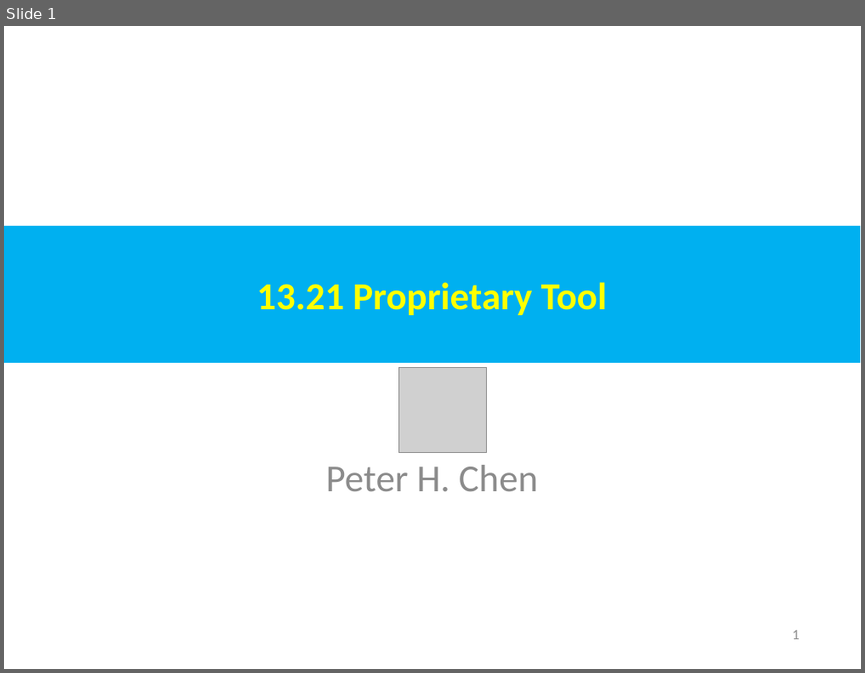
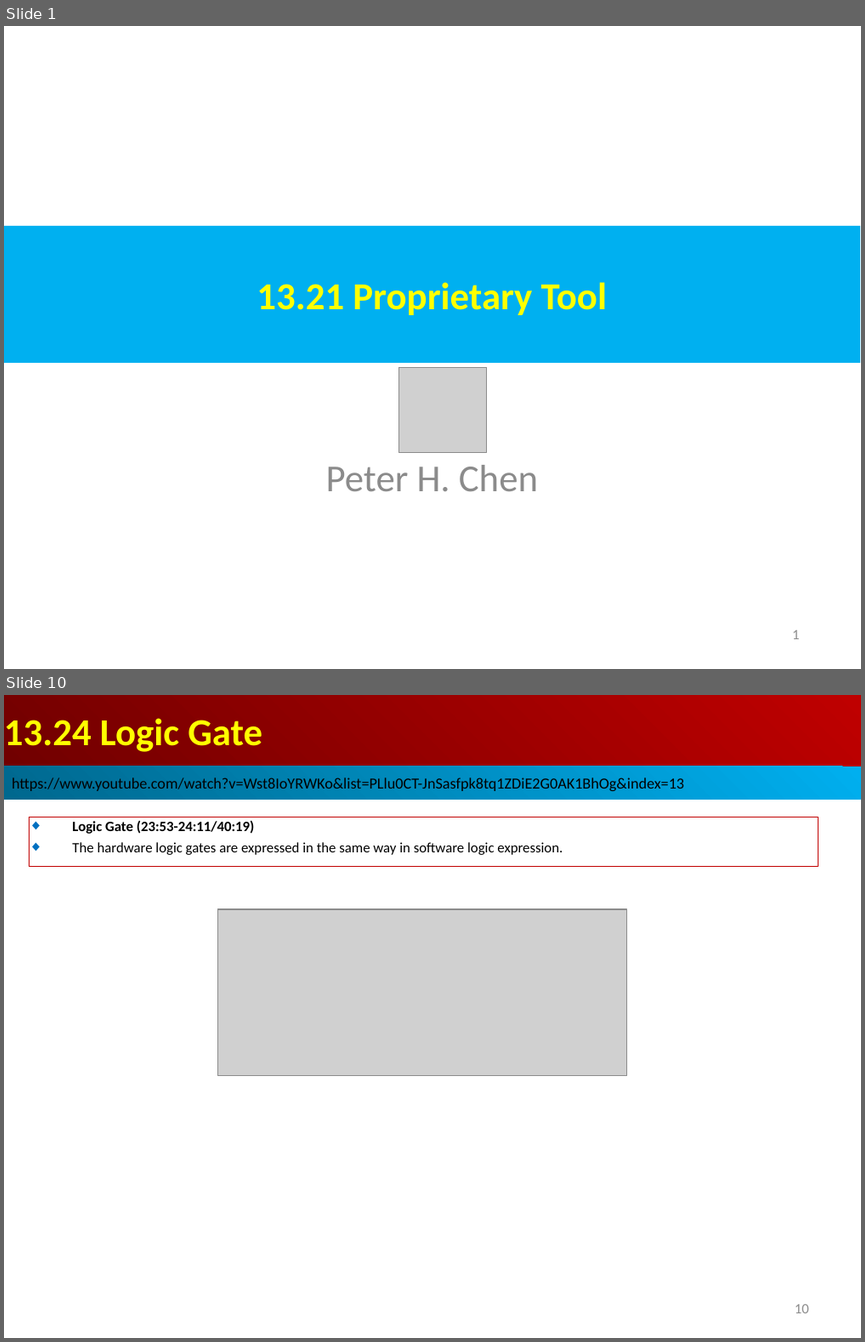
Before and after one commit to peterhchen/AIU_CS800_Chisel, a slide deck: 500_Chisel_Conf/013_FPGA/000_Video/013.21_30_Tool.ppt. Shown one above the other, each under a label of ours: slide 1 before the commit, slides 1 and 10 after it; the slides between them are not shown. The pictures are 865x673 and 865x1342 pixels, drawn with LibreOffice and Linux fonts; fonts in the diff are those of the drawing; grey boxes stand for pictures. Boxes give left, top, right and bottom in pixels: in the first picture for what was removed or moved away, otherwise in the second. Text is boxed around its words. In the diff, an @@ line names an element or a change of style, - is before the commit and + after.

```diff
--- a/500_Chisel_Conf/013_FPGA/000_Video/013.21_30_Tool.ppt
+++ b/500_Chisel_Conf/013_FPGA/000_Video/013.21_30_Tool.ppt
@@ slide 10 added at [4, 695, 861, 1338], background #FFFFFF @@
@@ rectangle added at [4, 695, 861, 766], fill gradient #BF0000 to #710000, 32 pt, text #FFFF00, bold @@
+13.24 Logic Gate
@@ rectangle added at [4, 766, 861, 800], fill gradient #00AFEF to #00688E, 13 pt, text #000000 @@
+https://www.youtube.com/watch?v=Wst8IoYRWKo&list=PLlu0CT-JnSasfpk8tq1ZDiE2G0AK1BhOg&index=13
@@ rectangle added at [29, 817, 818, 867], outline #C00000 0.74 pt, 12 pt, text #000000 @@
+◆ Logic Gate (23:53-24:11/40:19)
+◆ The hardware logic gates are expressed in the same way in software logic expression.
@@ picture added at [218, 909, 627, 1076] @@
@@ page number added at [794, 1304, 809, 1313], 12 pt, text #8B8B8B @@
+10
```
Also in this commit, not shown: 1 slide changed, 19 other slides added, 2 other files.
